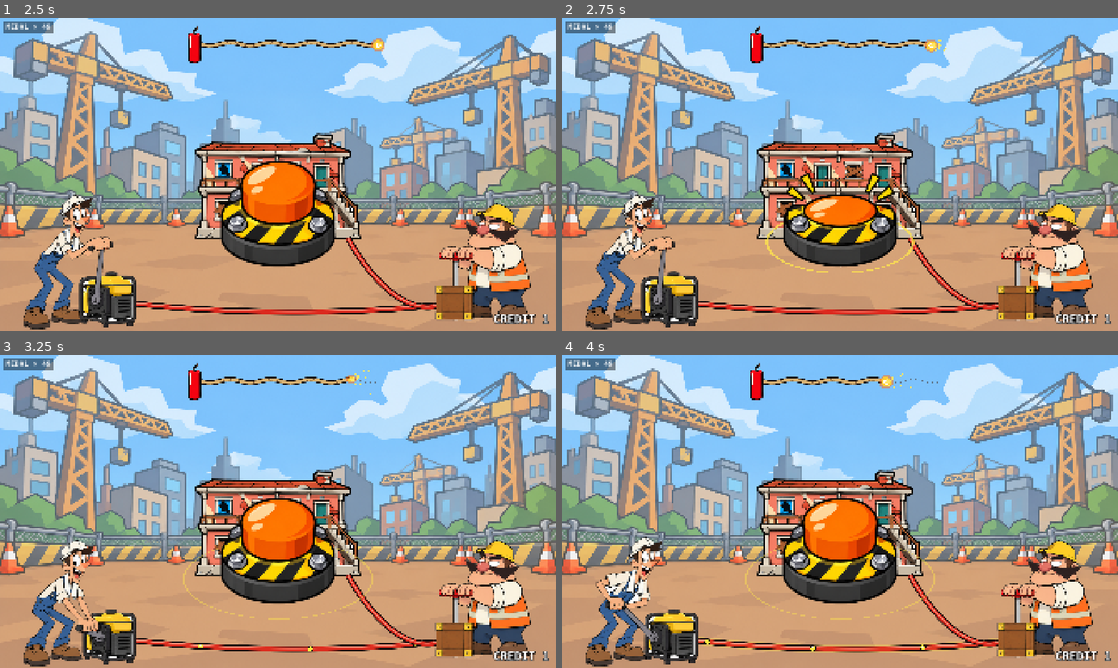
Above: before the commit, frames 1-4 (two rows, left to right).
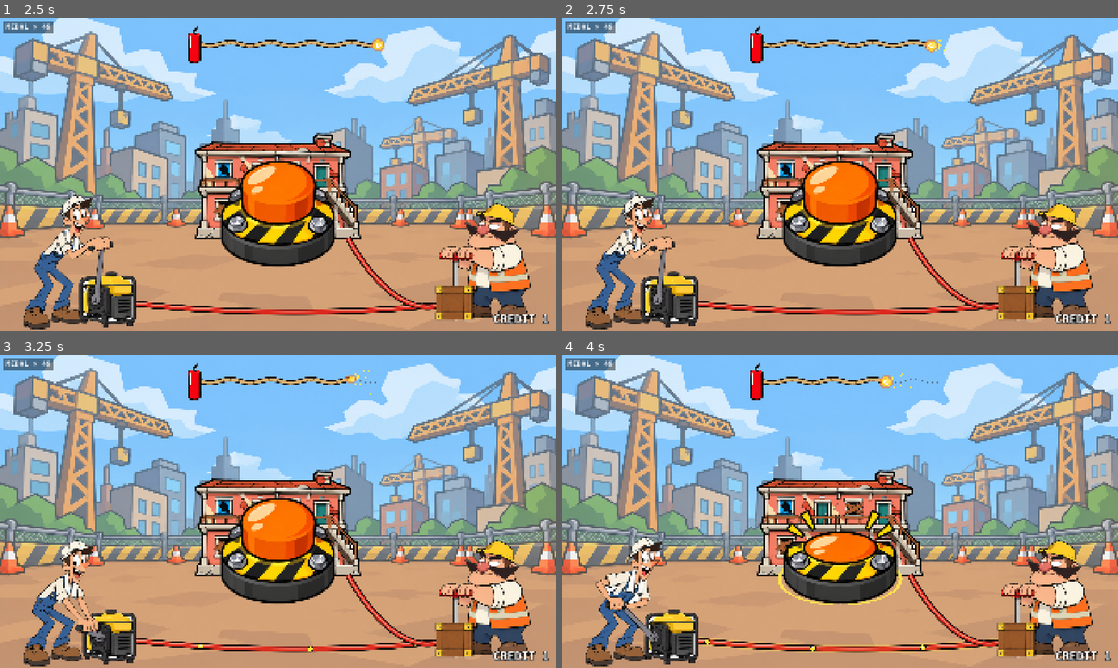
Above: after the commit, the same moments.

Repository: THEToilet/jari-medal-godot
Game: Godot game, scene res://scenes/main.tscn
Same seed, same stepped clock (60 frames per second), same inputs: the game is played once before the commit and once after it.
Inputs (mouse positions are in pixels of both pictures, inside the frame that each line leads up to):
- Up to frame 1 (2.5 s): tap Enter at 0.5, 2.1 s; move the mouse to (400, 158) at 0.52 s; hold C (coin) 0.53-1.28 s; click (400, 158) at 0.67 s; move the mouse to (166, 190) at 1.27 s; tap Space (tap) at 1.35 s; click (166, 190) at 1.42 s; move the mouse to (333, 105) at 2.02 s; click (333, 105) at 2.17 s
- Up to frame 2 (2.75 s): no input
- Up to frame 3 (3.25 s): move the mouse to (250, 574) at 2.77 s; tap C (coin) at 2.85 s; click (250, 574) at 2.92 s
- Up to frame 4 (4 s): move the mouse to (1006, 558) at 3.52 s; hold Space (tap) from 3.53 s (still down); click (1006, 558) at 3.67 s

Frame 1 is identical in both runs. In frame 2, 3.2% of the frame differs, in the area x 36-64%, y 45-82%; in frame 3, 0.2%; in frame 4, 3.4%, in the area x 32-68%, y 45-85%.

Commit message:
ボタン合図アニメをゆっくりに
Co-Authored-By: Claude Opus 5.5 <noreply@anthropic.com>
Claude-Session: https://claude.ai/code/session_01EELGvtKJpMHAwYAc1xVS7Q

Diff:
--- a/scripts/demolition_cabinet.gd
+++ b/scripts/demolition_cabinet.gd
@@ -1083,7 +1083,7 @@
 	_enter(S.CHARGE)
 	_say("")
 	# ボタン連打の合図
-	btn_hint.interval = 0.38
+	btn_hint.interval = 0.6
 	btn_hint.size_px = 400.0
 	btn_hint.visible = true
 	_pose(foreman, "chara/foreman_1")
@@ -1147,7 +1147,7 @@
 	Sfx.hum_pitch = power
 	_enter(S.DETONATE)
 	# 起爆の合図：同じボタンアニメを大きく、ゆっくり
-	btn_hint.interval = 0.8
+	btn_hint.interval = 1.2
 	btn_hint.size_px = 460.0
 	btn_hint.visible = true
 	_armed = false
